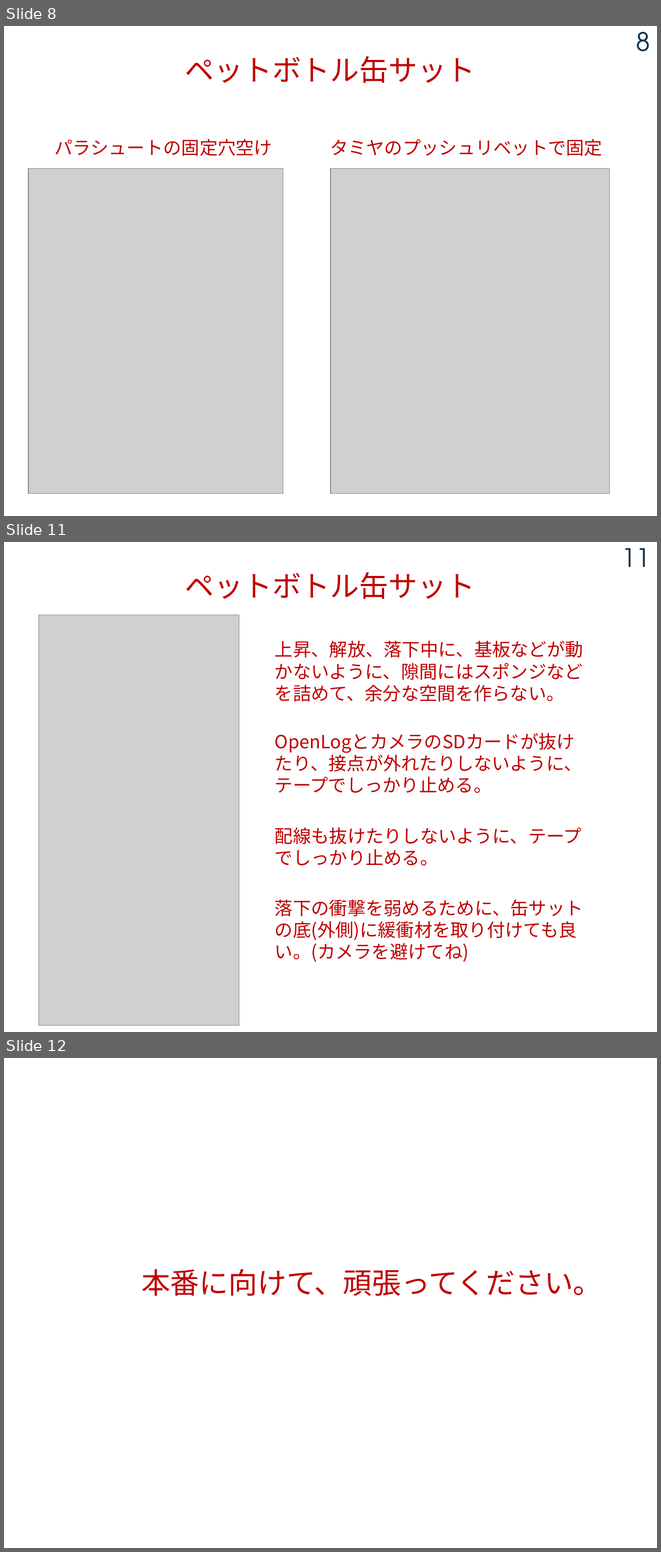
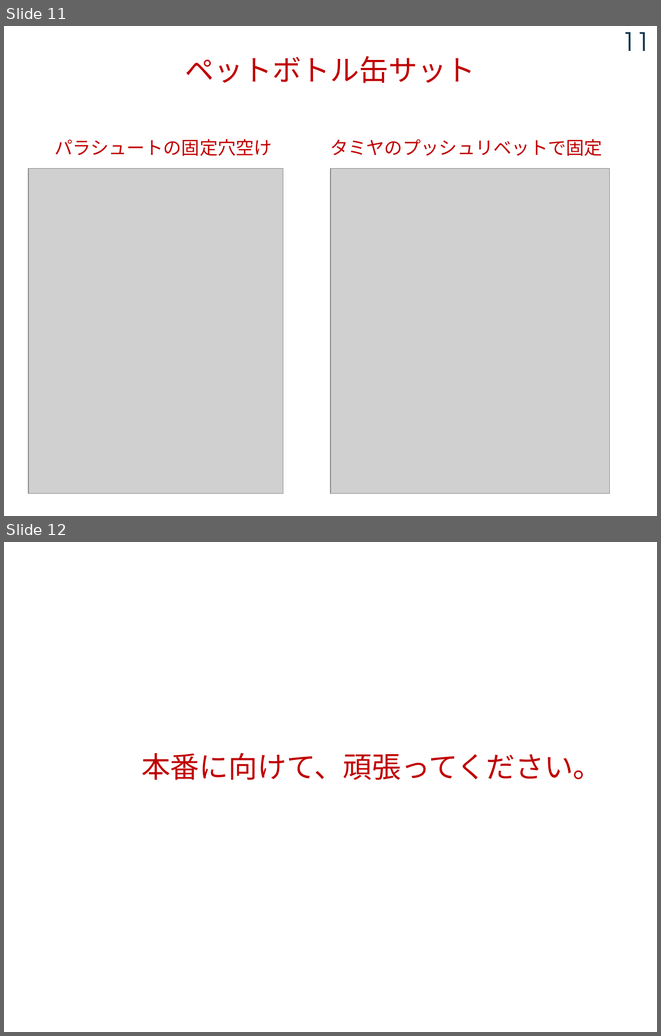
Before and after one commit to tarosay/cansat2026_Sample, a slide deck: Documents/2026_07_02_ペットボトル缶サットを作ろう.pptx. Shown one above the other, each under a label of ours: slides 8, 11 and 12 before the commit, slides 11 and 12 after it; the slides between them are not shown. The pictures are 661x1552 and 661x1036 pixels, drawn with LibreOffice and Linux fonts; fonts in the diff are those of the drawing; grey boxes stand for pictures. Boxes give left, top, right and bottom in pixels: in the first picture for what was removed or moved away, otherwise in the second. Text is boxed around its words. In the diff, an @@ line names an element or a change of style, - is before the commit and + after.

Commit message:
ペットボトル缶サット完成

```diff
--- a/Documents/2026_07_02_ペットボトル缶サットを作ろう.pptx
+++ b/Documents/2026_07_02_ペットボトル缶サットを作ろう.pptx
@@ slide 11 removed at [4,542,657,1032], background #FFFFFF @@
@@ page number removed at [622,548,650,567] @@
-11
@@ text removed at [185,572,476,599] @@
-ペットボトル缶サット
@@ picture removed at [38,615,239,1025] @@
@@ text removed at [275,641,583,702] @@
-上昇、解放、落下中に、基板などが動かないように、隙間にはスポンジなどを詰めて、余分な空間を作らない。
@@ text removed at [275,752,582,793] @@
-OpenLogとカメラのSDカードが抜けたり、接点が外れたりしないように、テープでしっかり止める。
@@ text removed at [275,827,582,865] @@
-配線も抜けたりしないように、テープでしっかり止める。
@@ text removed at [275,899,583,962] @@
-落下の衝撃を弱めるために、缶サットの底(外側)に緩衝材を取り付けても良い。(カメラを避けてね)
@@ what was slide 8 is now slide 11 @@
@@ page number at [622,32,650,51]: text changed @@
-8
+11
```
Also in this commit, not shown: 6 slides changed, 2 slides added, 1 other slide removed, 1 other file.
